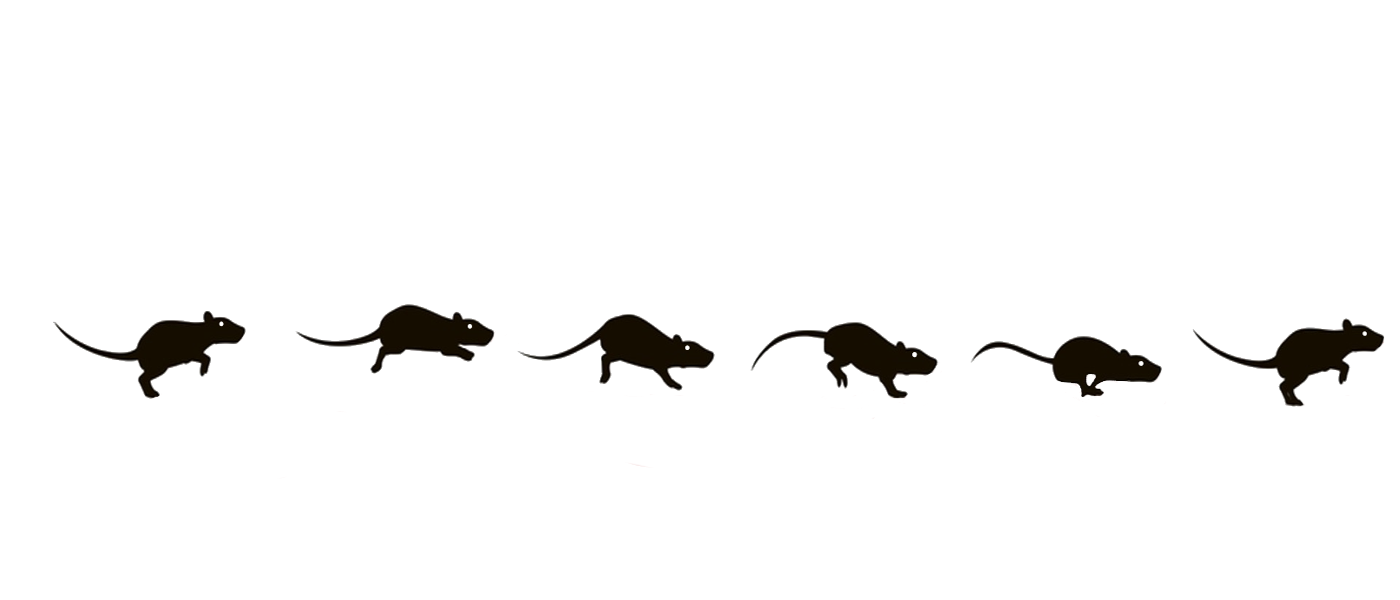
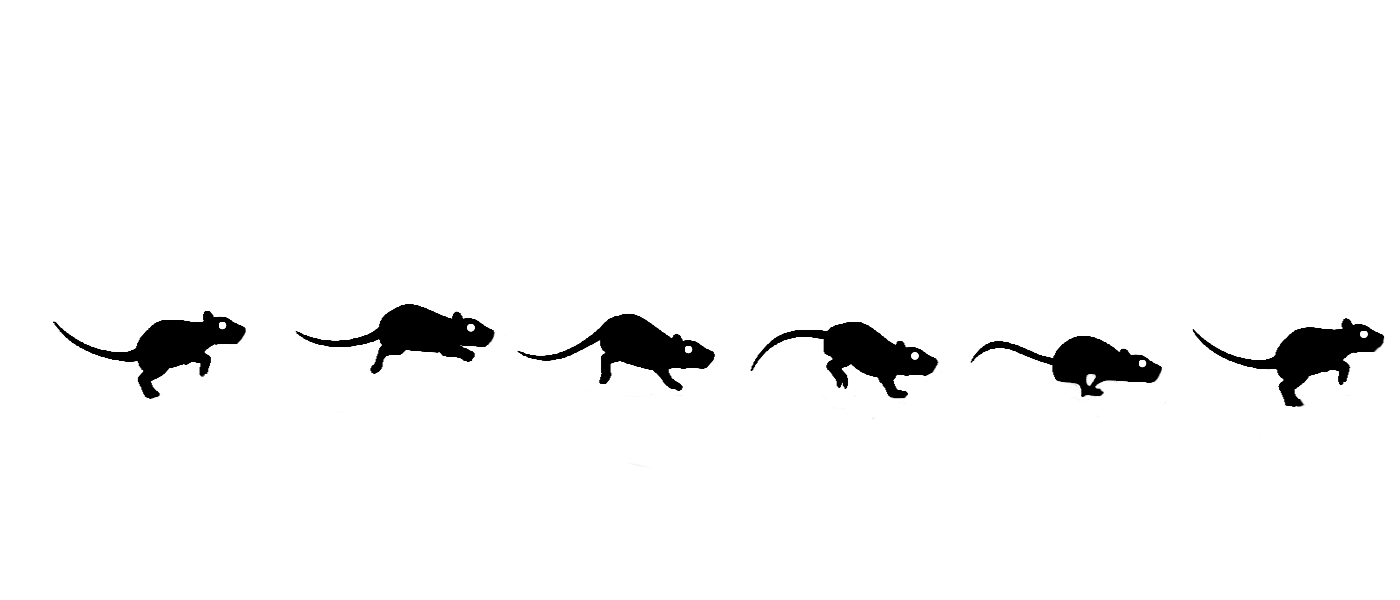
Two versions of the same layered image (w=1400, h=600). Layer-by-layer changes:
added group "Layer 2" with 2 layers above "Paint Layer 1" over [53, 304, 1385, 435]
added layer "Layer 1" in group "Layer 2" over [53, 304, 1385, 435]
moved "full-cycle-rat-mouse-running-260nw-1736246135.jpg" (2nd of 2, in "Layer 2") into group "Layer 2" over [53, 304, 1385, 435]
hid "Paint Layer 1", painted on it over [53, 304, 1385, 435]
